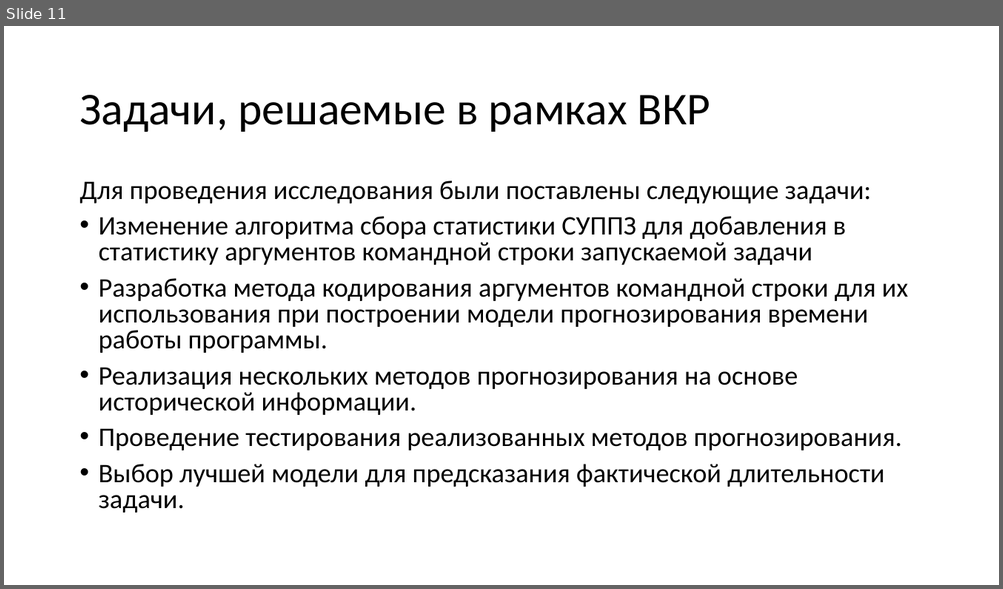
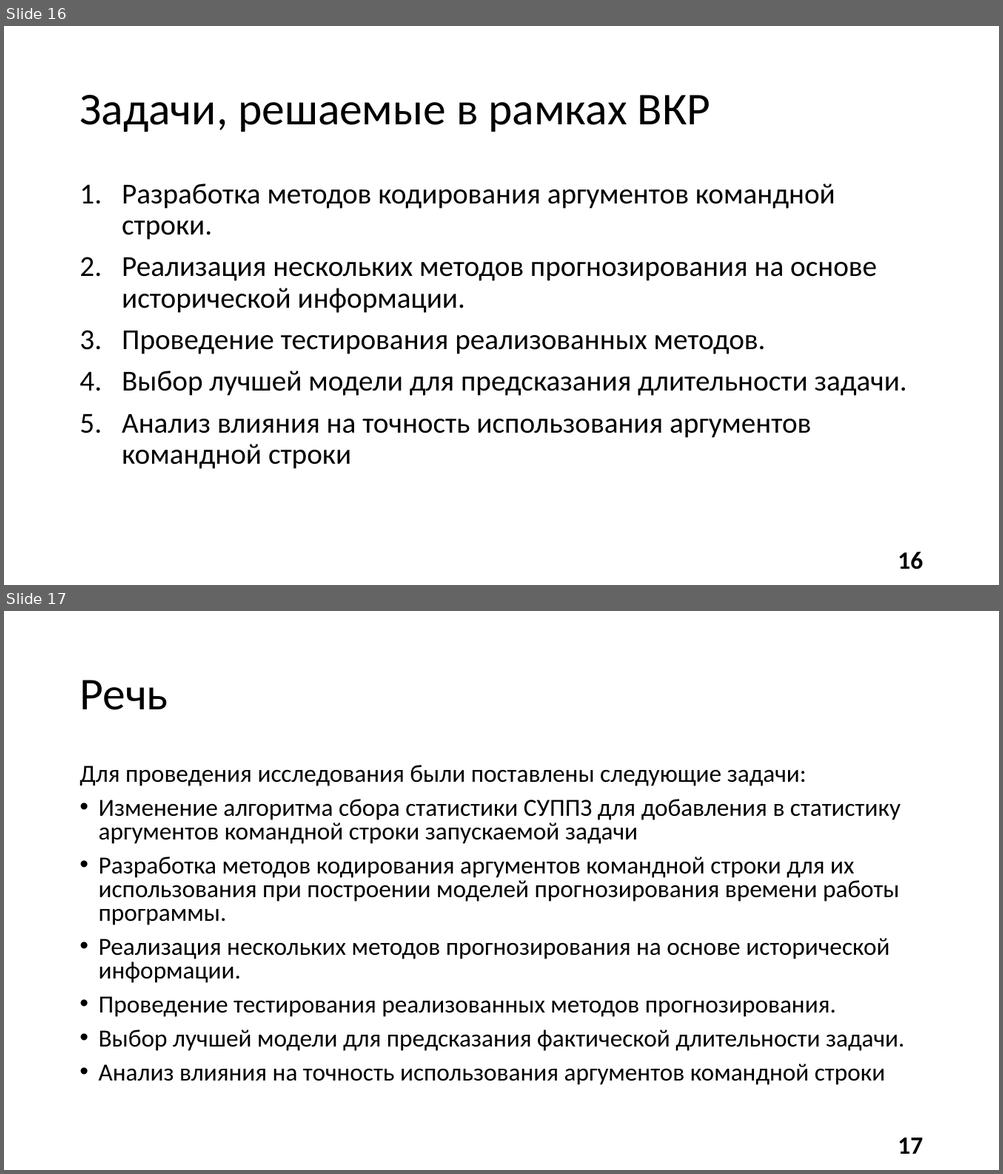
Before and after one commit to alexmeshr/task_time_prediction, a slide deck: presentation.pptx. Shown one above the other, each under a label of ours: slide 11 before the commit, slides 16 and 17 after it. The pictures are 1003x589 and 1003x1174 pixels, drawn with LibreOffice and Linux fonts; fonts in the diff are those of the drawing. Boxes give left, top, right and bottom in pixels: in the first picture for what was removed or moved away, otherwise in the second. Text is boxed around its words. In the diff, an @@ line names an element or a change of style, - is before the commit and + after.

```diff
--- a/presentation.pptx
+++ b/presentation.pptx
@@ slide 17 added at [4,611,999,1170], background #FFFFFF @@
@@ title added at [79,680,168,710], 44 pt, text #000000 @@
+Речь
@@ text added at [79,765,905,1085], 23.8 pt, text #000000 @@
+Для проведения исследования были поставлены следующие задачи:
+• Изменение алгоритма сбора статистики СУППЗ для добавления в статистику аргументов командной строки запускаемой задачи
+• Разработка методов кодирования аргументов командной строки для их использования при построении моделей прогнозирования времени работы программы.
+• Реализация нескольких методов прогнозирования на основе исторической информации.
+• Проведение тестирования реализованных методов прогнозирования.
+• Выбор лучшей модели для предсказания фактической длительности задачи.
+• Анализ влияния на точность использования аргументов командной строки
@@ page number added at [897,1138,922,1154], 24 pt, text #000000, bold @@
+17
@@ what was slide 11 is now slide 16 @@
@@ slide 16 changed as well @@
@@ text at [122,184,835,240]: text changed; size 25.9 to 28 pt @@
-Для проведения исследования были поставлены следующие задачи:
-• Изменение алгоритма сбора статистики СУППЗ для добавления в статистику аргументов командной строки запускаемой задачи
-• Разработка метода кодирования аргументов командной строки для их использования при построении модели прогнозирования времени работы программы.
+1. Разработка методов кодирования аргументов командной строки.
@@ text at [122,258,876,313]: size 25.9 to 28 pt in "Реализация нескольких методов прогнозирования на основе исто ..."; bullet • to 1.; line spacing 0.8 to 0.9 @@
@@ text at [122,331,907,469]: text changed; size 25.9 to 28 pt @@
-• Проведение тестирования реализованных методов прогнозирования.
-• Выбор лучшей модели для предсказания фактической длительности задачи.
+3. Проведение тестирования реализованных методов.
+4. Выбор лучшей модели для предсказания длительности задачи.
+5. Анализ влияния на точность использования аргументов командной строки
@@ page number added at [897,552,922,570], 24 pt, text #000000, bold @@
+16
```
Also in this commit, not shown: 7 other slides changed, 19 other slides added, 3 slides removed, 11 other files.
